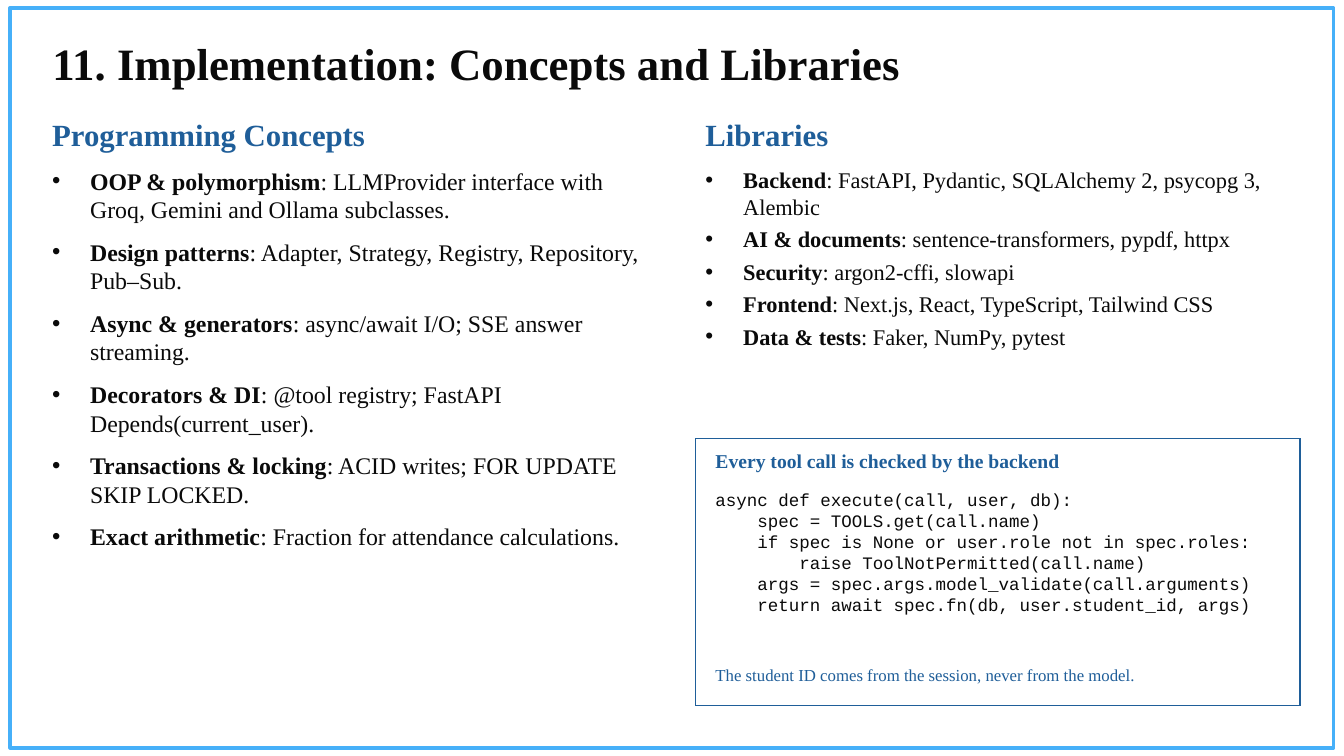
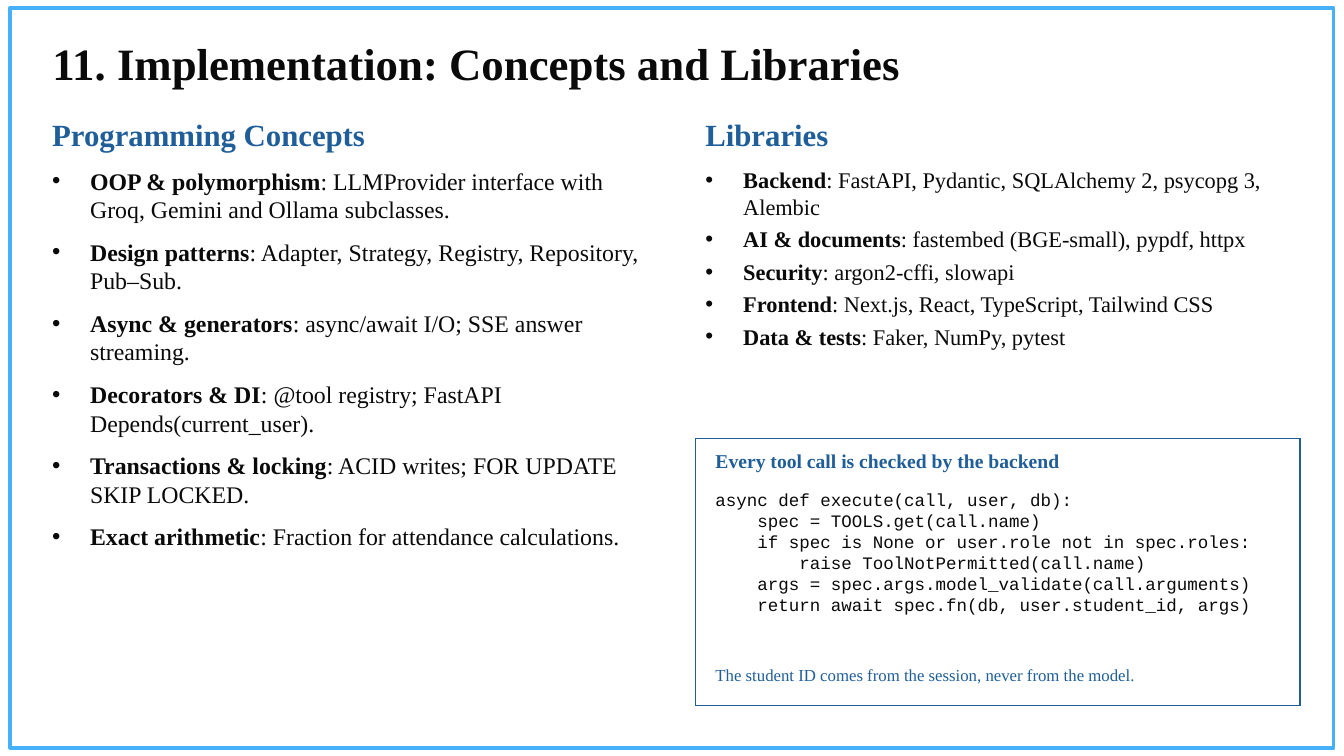
Before and after one commit to ankurkarn20/campus-gpt, a slide deck: slide 13 of docs/slides/CampusGPT_Major_Project.pptx. Drawn at 1344x756 pixels with LibreOffice and Linux fonts; fonts in the diff are those of the drawing; background and template pictures are left out. Boxes give left, top, right and bottom in pixels: in the first picture for what was removed or moved away, otherwise in the second. Text is boxed around its words. In the diff, an @@ line names an element or a change of style, - is before the commit and + after.

```diff
--- a/docs/slides/CampusGPT_Major_Project.pptx
+++ b/docs/slides/CampusGPT_Major_Project.pptx
@@ text at (x1=743, y1=231, x2=1246, y2=252): text changed @@
-• AI & documents: sentence-transformers, pypdf, httpx
+• AI & documents: fastembed (BGE-small), pypdf, httpx
```
Also in this commit, not shown: 4 other files.
